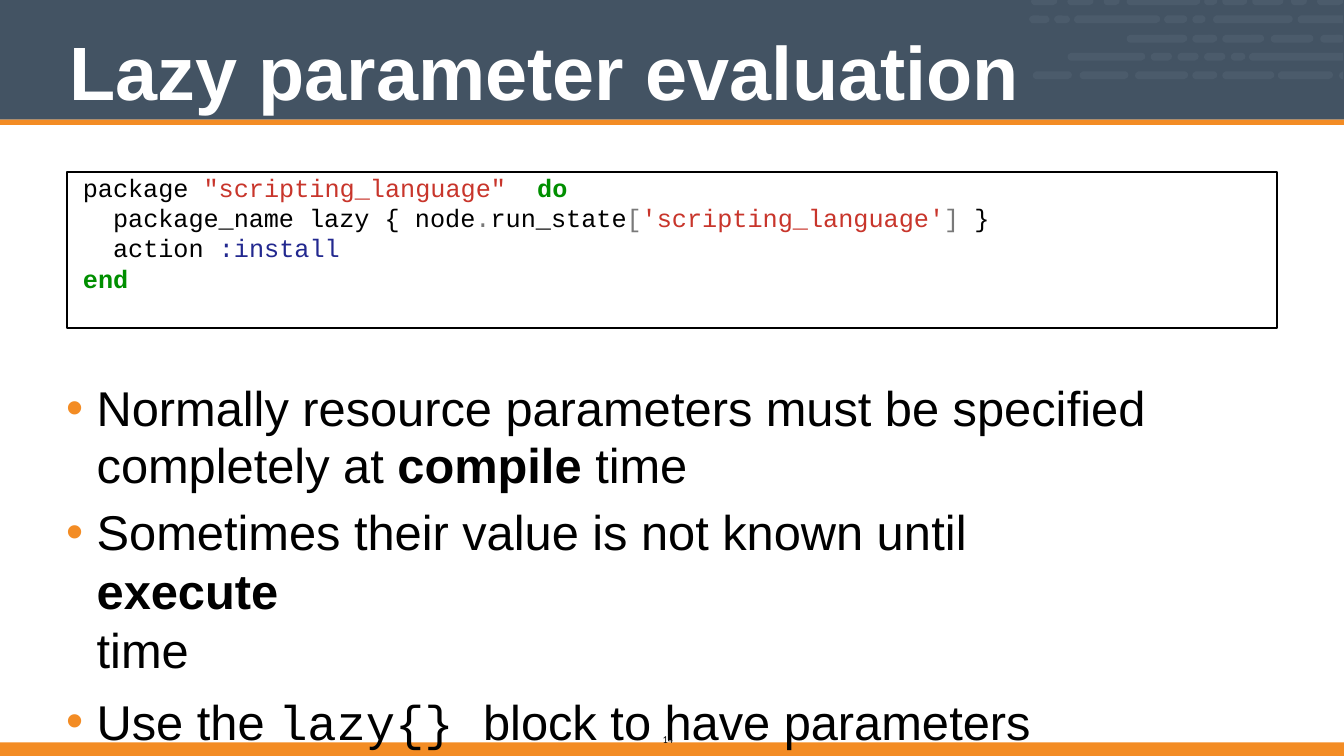
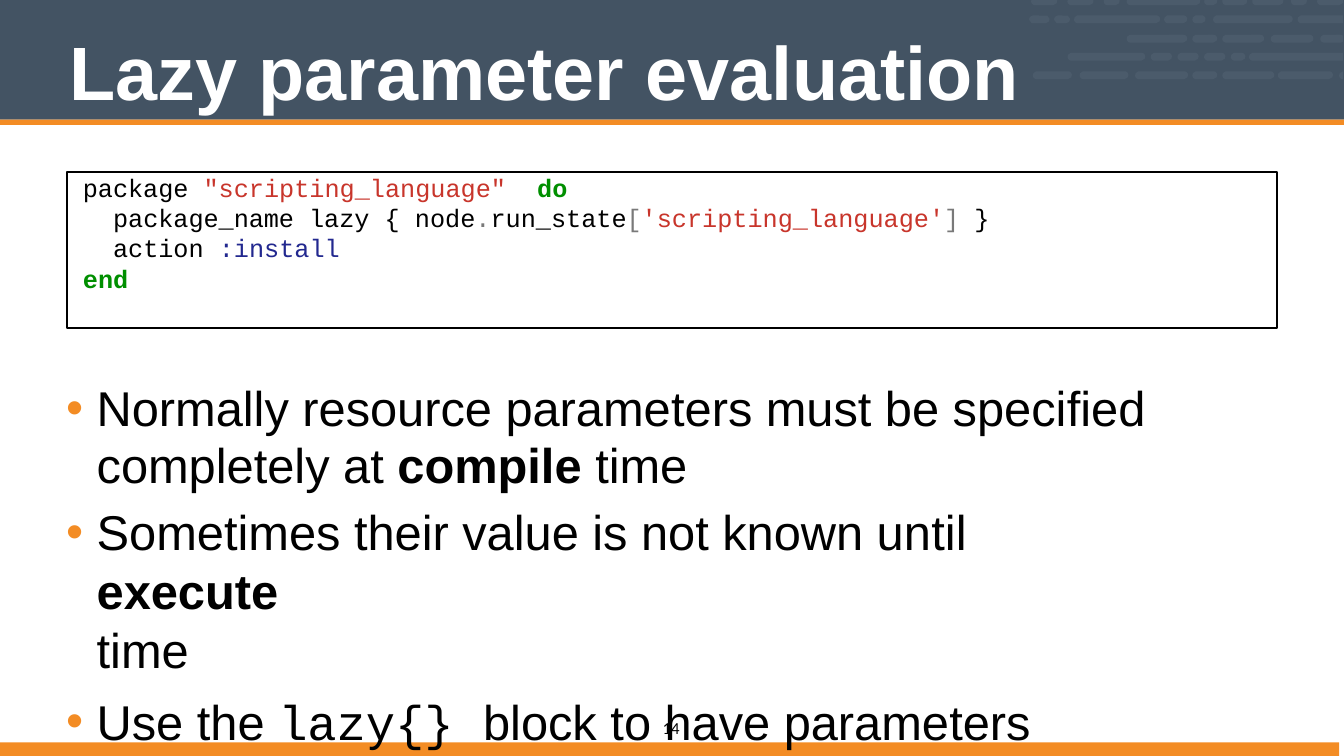
Before and after one commit to vinyar/chef-intermediate, a slide deck: slide 14 of Modules/07-Chef_Intermediate.pptx. Drawn at 1344x756 pixels with LibreOffice and Linux fonts; fonts in the diff are those of the drawing. Boxes give left, top, right and bottom in pixels: in the first picture for what was removed or moved away, otherwise in the second. Text is boxed around its words. In the diff, an @@ line names an element or a change of style, - is before the commit and + after.

```diff
--- a/Modules/07-Chef_Intermediate.pptx
+++ b/Modules/07-Chef_Intermediate.pptx
@@ page number: place and size @@
-page number at [663,734,674,743]
+page number at [663,721,680,739]
@@ page number at [663,721,680,739]: size 10 to 16 pt @@
@@ freeform shape: place and size @@
-freeform shape at [0,742,1344,756]
+freeform shape at [0,742,1339,756]
```
Also in this commit, not shown: 18 other slides changed.
